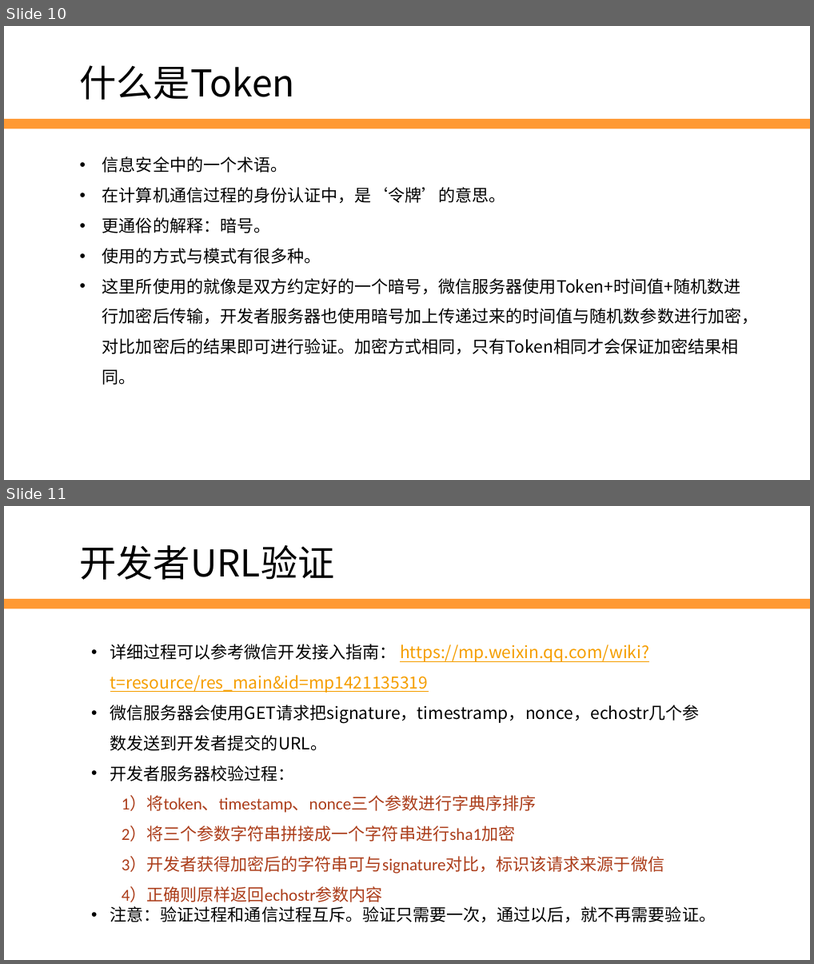
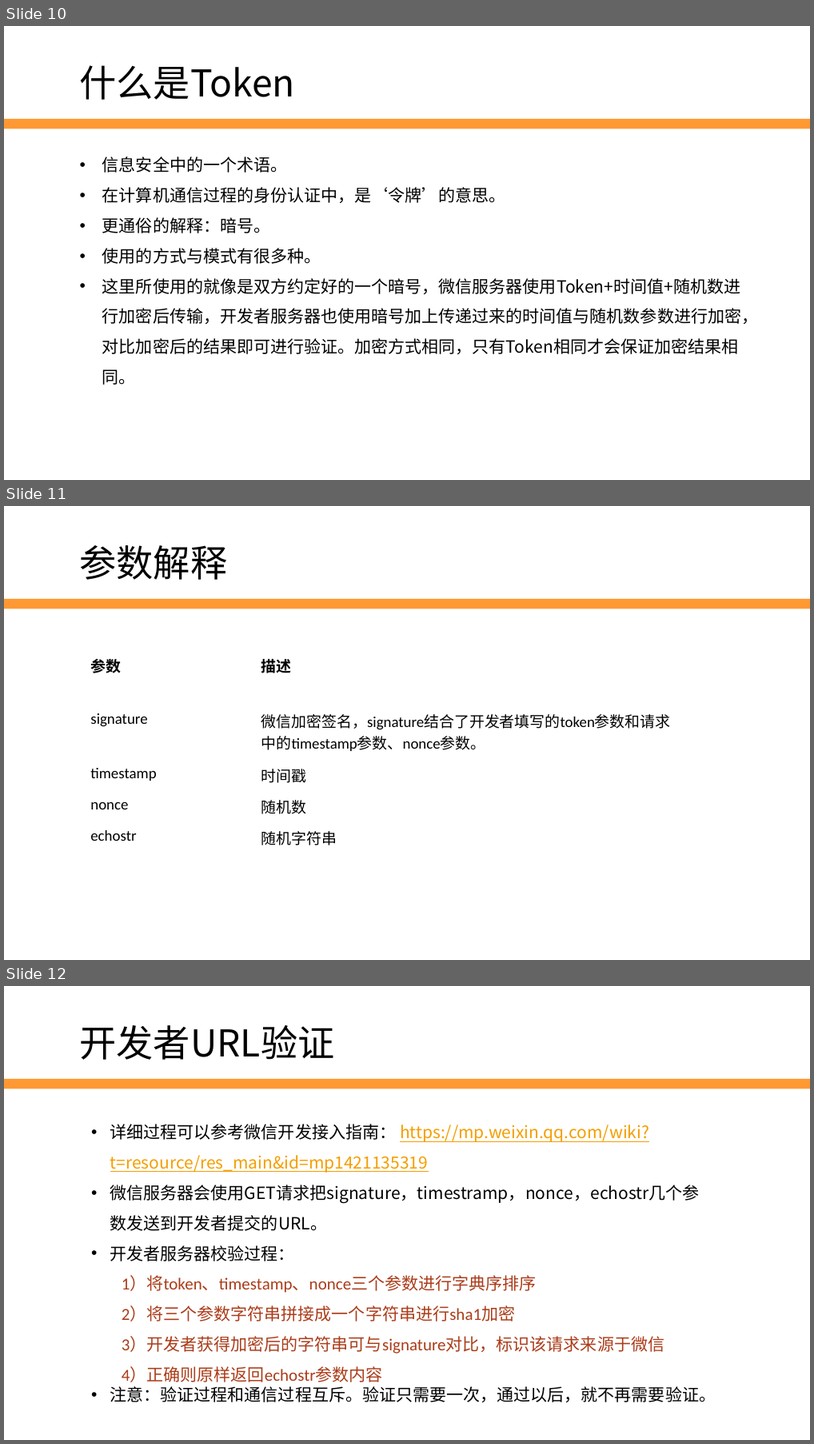
Before and after one commit to edu2act/2017-2018_1st_Wechat_Web_Programming, a slide deck: meterials/slides/ch03-wechat-dev-env-and-debug tools.pptx. Shown one above the other, each under a label of ours: slides 10 and 11 before the commit, slides 10, 11 and 12 after it. The pictures are 814x964 and 814x1444 pixels, drawn with LibreOffice and Linux fonts; fonts in the diff are those of the drawing; background and template pictures are left out. Boxes give left, top, right and bottom in pixels: in the first picture for what was removed or moved away, otherwise in the second. Text is boxed around its words. In the diff, an @@ line names an element or a change of style, - is before the commit and + after.

```diff
--- a/meterials/slides/ch03-wechat-dev-env-and-debug tools.pptx
+++ b/meterials/slides/ch03-wechat-dev-env-and-debug tools.pptx
@@ slide 11 added at (4,506,810,960), background #FFFFFF; not listed: 1 template element that a slide beside it also shows @@
@@ text added at (80,545,228,580), 44 pt, text #000000 @@
+参数解释
@@ table added at (85,652,690,855), 5 rows, 2 columns @@
+参数 | 描述
+signature | 微信加密签名，signature结合了开发者填写的token参数和请求中的timestamp参数、nonce参数。
+timestamp | 时间戳
+nonce | 随机数
+echostr | 随机字符串
@@ what was slide 11 is now slide 12 @@
```
Also in this commit, not shown: 2 slides changed, 1 other file.
